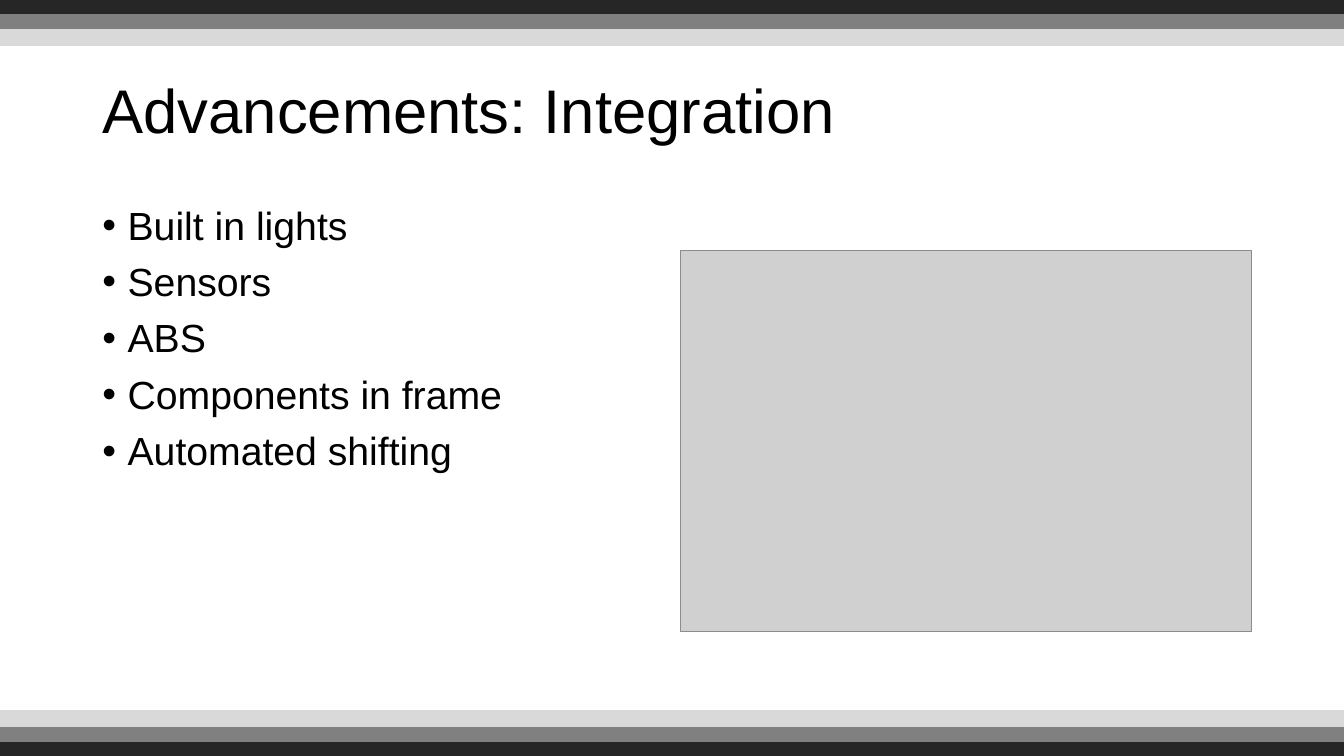
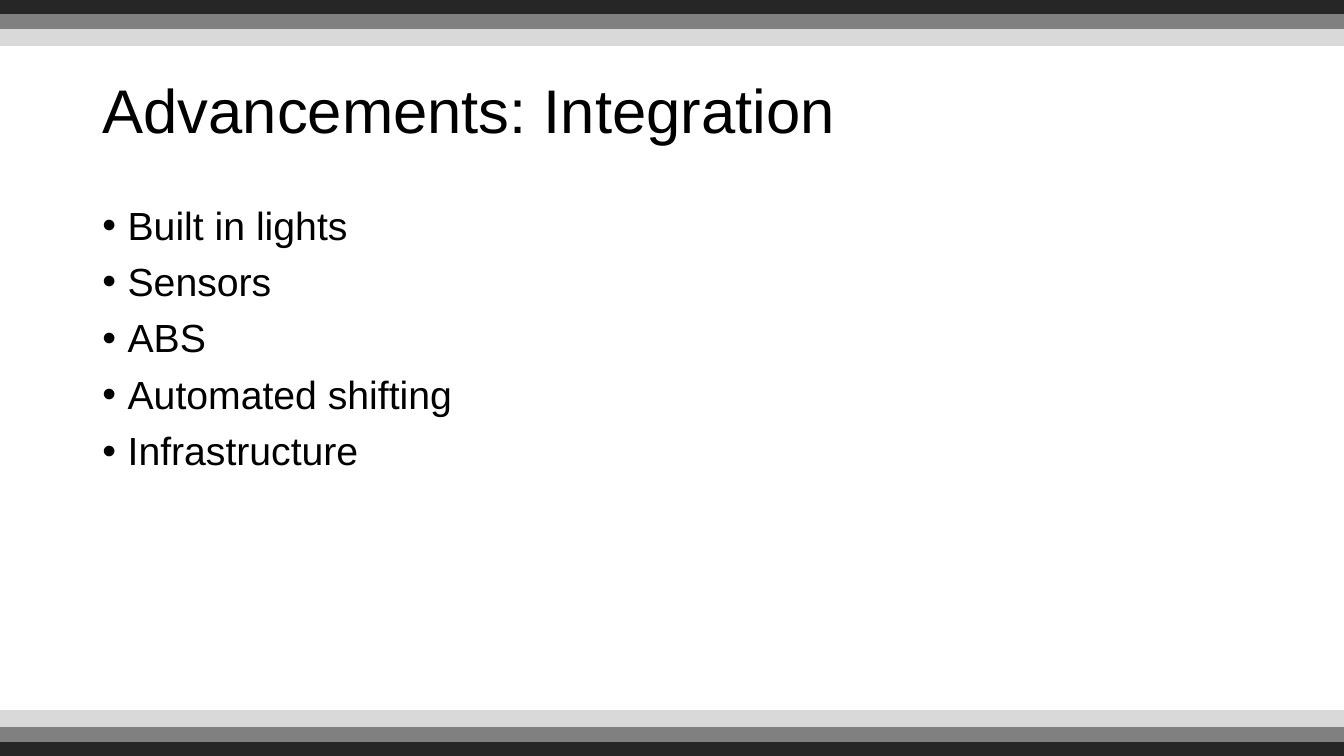
Before and after one commit to Reignable/Employment-Docs, a slide deck: slide 7 of companies/Bosch/presentation/Presentation.pptx. Drawn at 1344x756 pixels with LibreOffice and Linux fonts; fonts in the diff are those of the drawing; grey boxes stand for pictures; background and template pictures are left out. Boxes give left, top, right and bottom in pixels: in the first picture for what was removed or moved away, otherwise in the second. Text is boxed around its words. In the diff, an @@ line names an element or a change of style, - is before the commit and + after.

```diff
--- a/companies/Bosch/presentation/Presentation.pptx
+++ b/companies/Bosch/presentation/Presentation.pptx
@@ picture removed at (x1=681, y1=251, x2=1252, y2=632) @@
@@ text at (x1=128, y1=380, x2=502, y2=417): paragraph removed @@
-• Components in frame
@@ text at (x1=128, y1=436, x2=359, y2=466): paragraph added @@
+• Infrastructure
```
Also in this commit, not shown: 5 other slides changed, 2 slides added, 1 slide removed, 1 other file.
